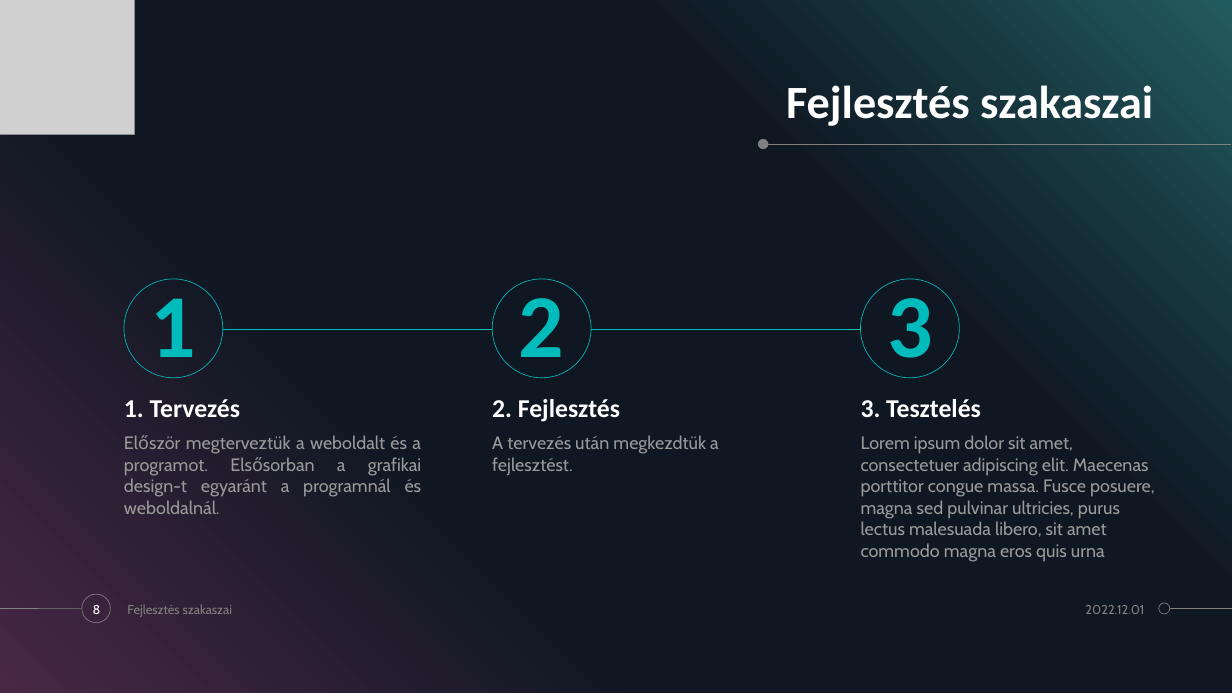
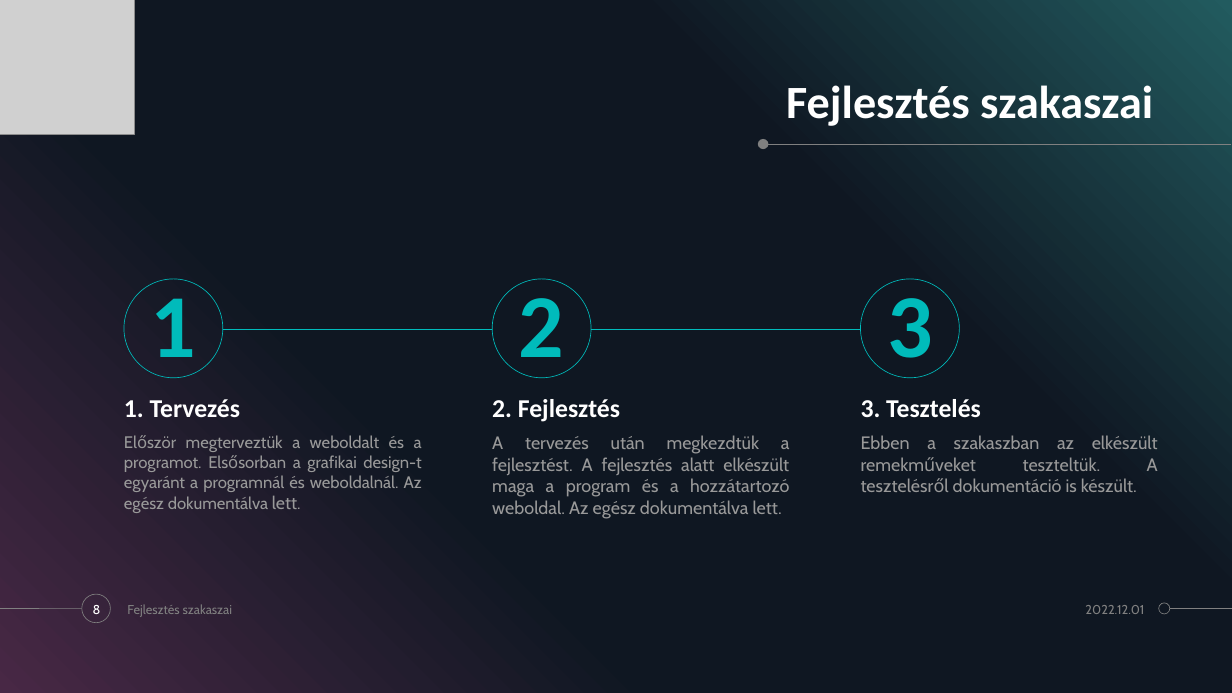
Before and after one commit to zamboilles21/terfelszinszamitas, a slide deck: slide 8 of documentation/PPT/TerFelSzoft.pptx. Drawn at 1232x693 pixels with LibreOffice and Linux fonts; fonts in the diff are those of the drawing; grey boxes stand for pictures. Boxes give left, top, right and bottom in pixels: in the first picture for what was removed or moved away, otherwise in the second. Text is boxed around its words. In the diff, an @@ line names an element or a change of style, - is before the commit and + after.

Commit message:
PPT

```diff
--- a/documentation/PPT/TerFelSzoft.pptx
+++ b/documentation/PPT/TerFelSzoft.pptx
@@ text at box(124, 435, 422, 513): text changed; size 14 to 12.9 pt @@
-Először megterveztük a weboldalt és a programot. Elsősorban a grafikai design-t egyaránt a programnál és weboldalnál.
+Először megterveztük a weboldalt és a programot. Elsősorban a grafikai design-t egyaránt a programnál és weboldalnál. Az egész dokumentálva lett.
@@ text at box(492, 435, 790, 519): text changed @@
-A tervezés után megkezdtük a fejlesztést.
+A tervezés után megkezdtük a fejlesztést. A fejlesztés alatt elkészült maga a program és a hozzátartozó weboldal. Az egész dokumentálva lett.
@@ text at box(861, 435, 1158, 492): text changed @@
-Lorem ipsum dolor sit amet, consectetuer adipiscing elit. Maecenas porttitor congue massa. Fusce posuere, magna sed pulvinar ultricies, purus lectus malesuada libero, sit amet commodo magna eros quis urna
+Ebben a szakaszban az elkészült remekműveket teszteltük. A tesztelésről dokumentáció is készült.
```
Also in this commit, not shown: 1 other slide changed.
